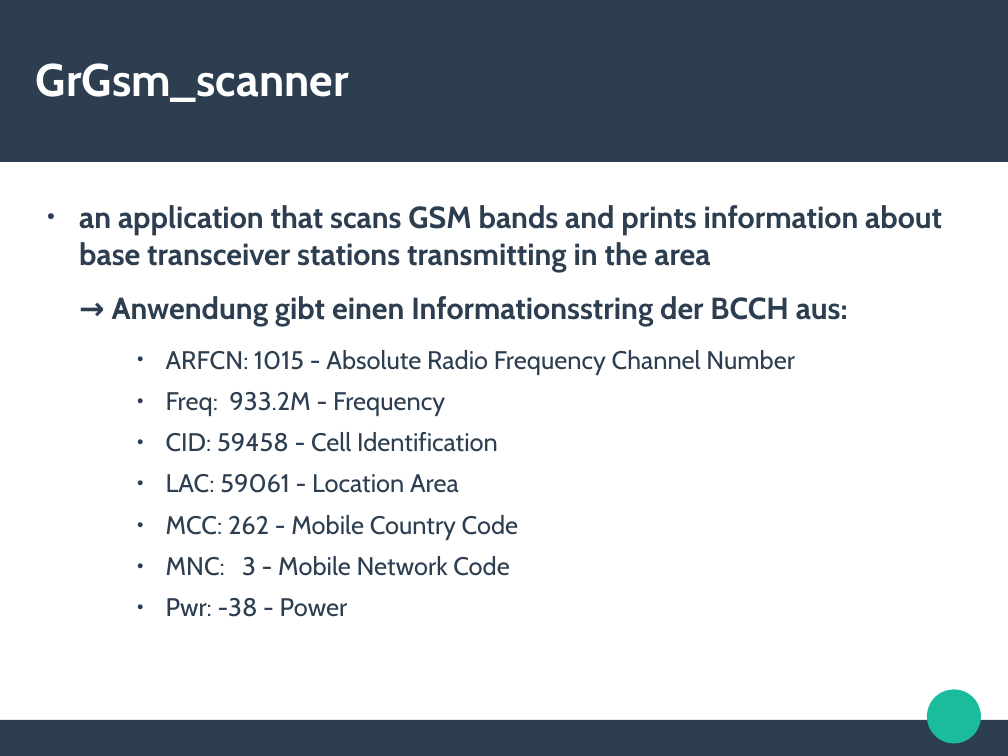
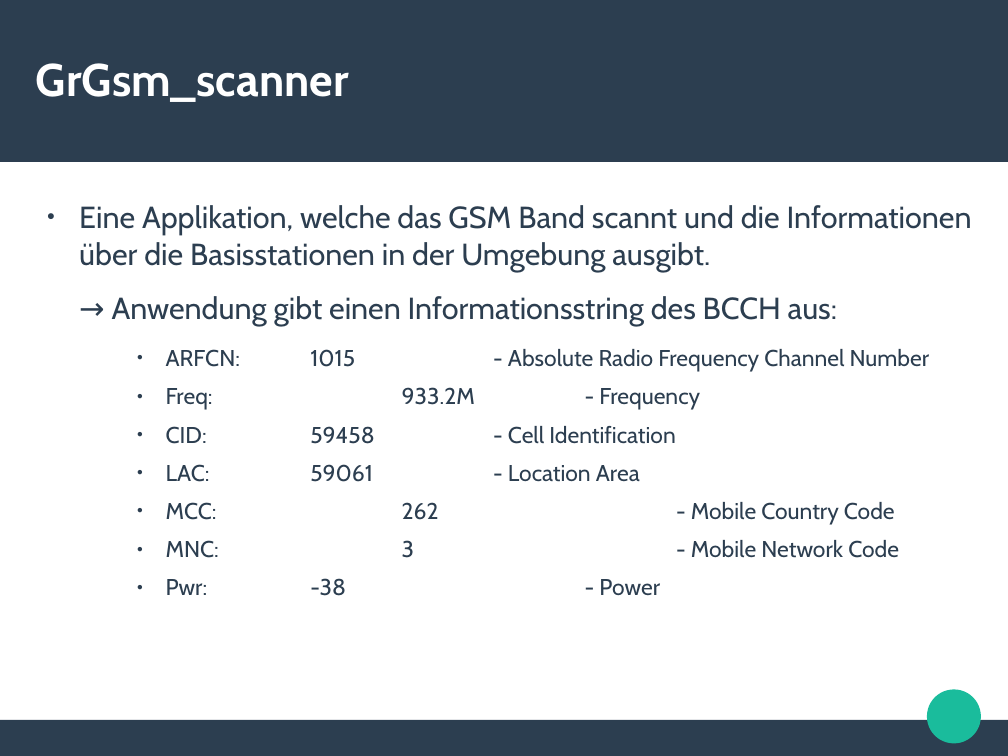
Before and after one commit to ookk2011/GrGsm-Gui, a slide deck: slide 19 of Präsentation_Projektarbeit.odp (slide 17 before the commit). Drawn at 1008x756 pixels with LibreOffice and Linux fonts; fonts in the diff are those of the drawing. Boxes give left, top, right and bottom in pixels: in the first picture for what was removed or moved away, otherwise in the second. Text is boxed around its words. In the diff, an @@ line names an element or a change of style, - is before the commit and + after.

```diff
--- a/Präsentation_Projektarbeit.odp
+++ b/Präsentation_Projektarbeit.odp
@@ text at [79,205,972,326]: text changed; bold off @@
-● an application that scans GSM bands and prints information about base transceiver stations transmitting in the area
-→ Anwendung gibt einen Informationsstring der BCCH aus:
+● Eine Applikation, welche das GSM Band scannt und die Informationen über die Basisstationen in der Umgebung ausgibt.
+→ Anwendung gibt einen Informationsstring des BCCH aus:
@@ text at [166,349,930,596]: size 20 to 18 pt in "ARFCN: 1015 - Absolute Radio Frequency Channel ...", "Freq: 933.2M - Frequency", "CID: 59458 - Cell Identification", "LAC: 59061 - Location Area" and 3 more places @@
```
Also in this commit, not shown: 6 other slides changed, 3 slides added, 1 slide removed.
